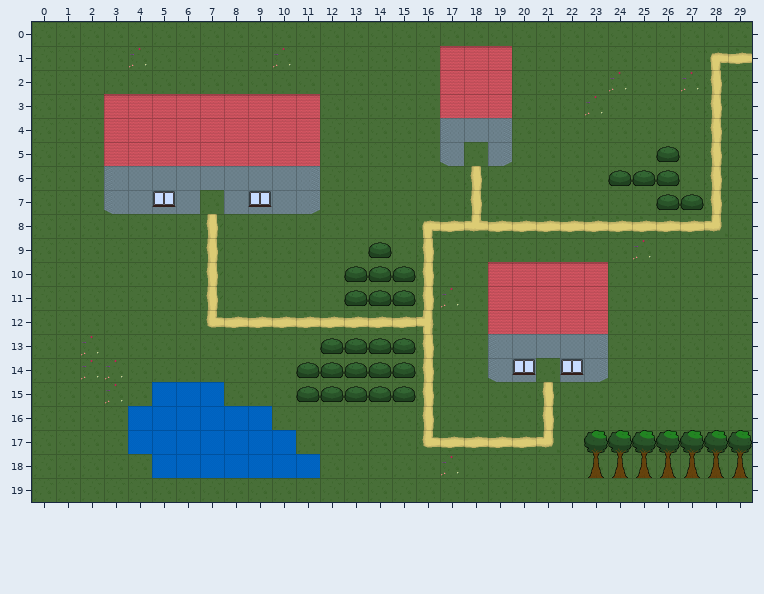
An edit to a level. Tiled map, maps/Dockersville.tmx. Above: the version before the commit.
Cells are 48x48 px. Shown: x 0..29, y 0..19.
Now the later version:
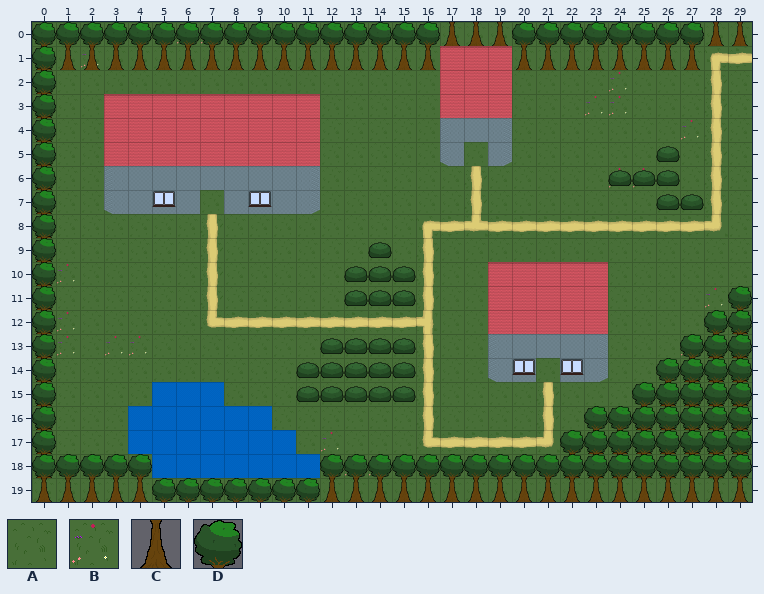
Key: from "global_map_tileset": A 1 "MAP_grass_1", B 2 "MAP_grass_2", C 6 "MAP_tree_bottom", D 7 "MAP_tree_top".
_ is an empty cell, . an unchanged one.
The exact change:
--- layer "Warstwa Kafelków 1"
@@ x 2..7 @@
- 0 ....AA
- 1 A.....
+ 0 ....BB
+ 1 B.....
@@ x 24..27 @@
- 3 A...
- 4 ...A
+ 3 B...
+ 4 ...B
@@ x 24..25 @@
- 6 AA
+ 6 BB
@@ x 1..28 @@
-10 A...........................
-11 ...........................A
-12 A...........................
-13 A.AA......................A.
+10 B...........................
+11 ...........................B
+12 B...........................
+13 B.BB......................B.
@@ x 12..14 @@
-17 A..
-18 .AA
+17 B..
+18 .BB
--- layer "Warstwa Kafelków 2"
@@ x 0..29 @@
- 0 .................___........__
- 1 ____B_____B______...________..
- 2 _..........................B..
- 3 _.............................
- 4 _.............................
- 5 _.............................
- 6 _.............................
- 7 _.............................
- 8 _.............................
- 9 _........................B....
-10 _.............................
-11 _................B............
-12 _............................_
-13 _.B.........................__
-14 _.BB.......................___
-15 _..B......................____
-16 _........................_____
-17 _......................DDDDDDD
-18 _................B...._.......
-19 _____.......__________________
+ 0 .................CCC........CC
+ 1 CCCCCCCCCCCCCCCCC...CCCCCCCC..
+ 2 C.........................._..
+ 3 C.............................
+ 4 C.............................
+ 5 C.............................
+ 6 C.............................
+ 7 C.............................
+ 8 C.............................
+ 9 C........................_....
+10 C.............................
+11 C................_............
+12 C............................C
+13 C._.........................CC
+14 C.__.......................CCC
+15 C.._......................CCCC
+16 C........................CCCCC
+17 C......................CCCCCCC
+18 C................_....C.......
+19 CCCCC.......CCCCCCCCCCCCCCCCCC
--- layer "Warstwa Kafelków 3"
@@ x 0..29 @@
- 0 _________________...________..
- 1 _.............................
- 2 _.............................
- 3 _.............................
- 4 _.............................
- 5 _.............................
- 6 _.............................
- 7 _.............................
- 8 _.............................
- 9 _.............................
-10 _.............................
-11 _............................_
-12 _...........................__
-13 _..........................___
-14 _.........................____
-15 _........................_____
-16 _......................_______
-17 _.....................________
-18 _____.......__________________
-19 ....._______..................
+ 0 DDDDDDDDDDDDDDDDD...DDDDDDDD..
+ 1 D.............................
+ 2 D.............................
+ 3 D.............................
+ 4 D.............................
+ 5 D.............................
+ 6 D.............................
+ 7 D.............................
+ 8 D.............................
+ 9 D.............................
+10 D.............................
+11 D............................D
+12 D...........................DD
+13 D..........................DDD
+14 D.........................DDDD
+15 D........................DDDDD
+16 D......................DDDDDDD
+17 D.....................DDDDDDDD
+18 DDDDD.......DDDDDDDDDDDDDDDDDD
+19 .....DDDDDDD..................
Where, in picture pixels (left, top, right, bottom), the same in both pictures:
changed: (32, 22, 752, 502)
